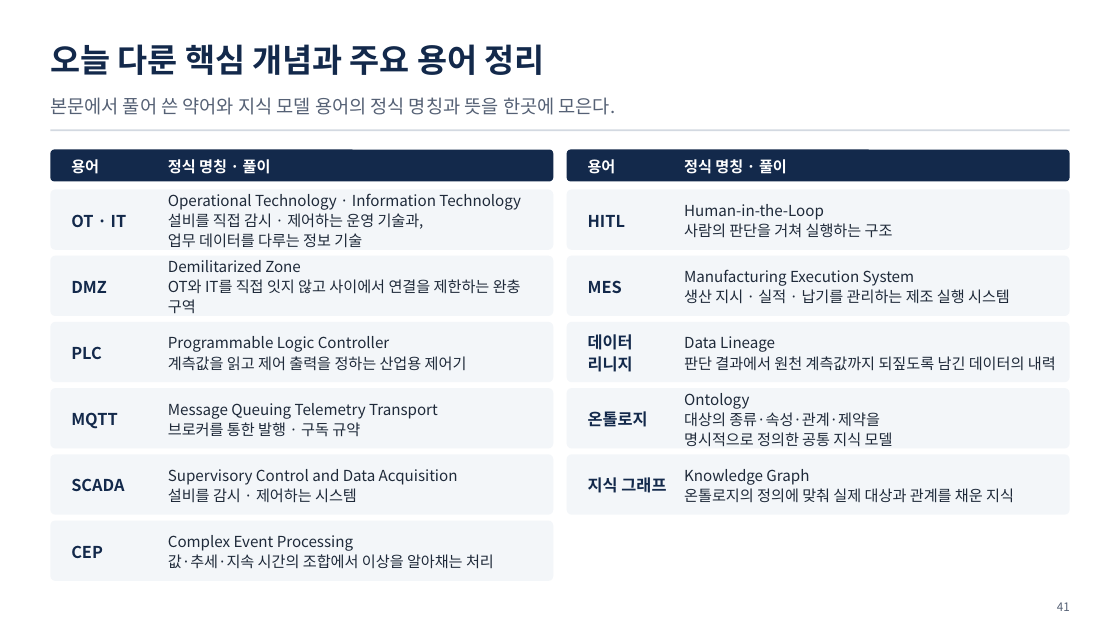
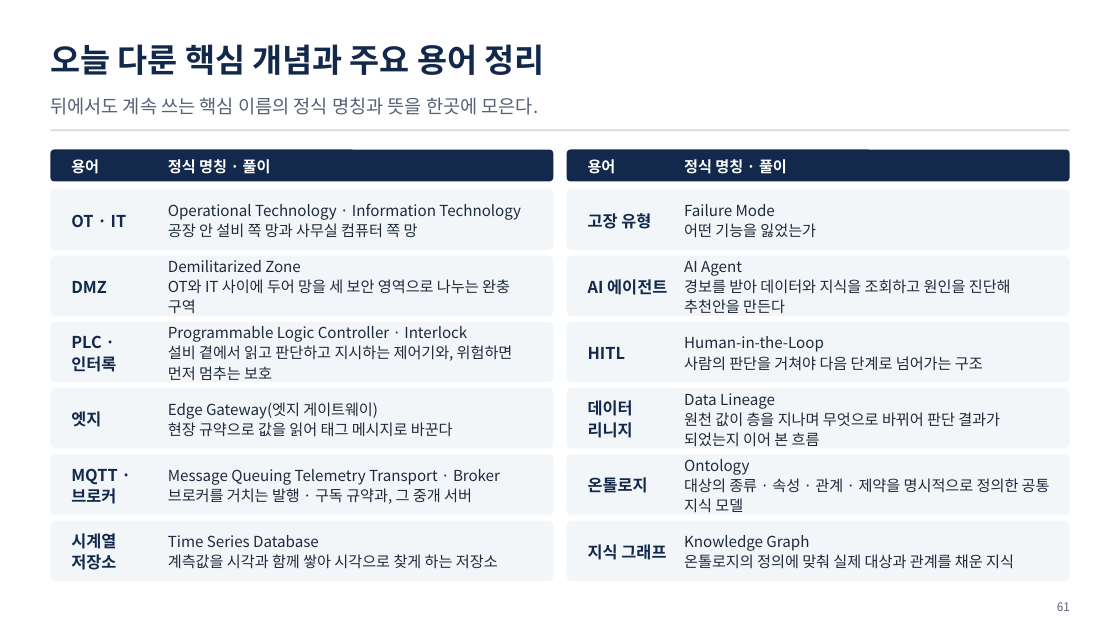
Before and after one commit to uengine-oss/hyd-iot-edu, a slide deck: slide 61 of workspace/강의제작/산출물/통합반/이론_오프라인/01회차/통합반_오프라인_01회차.pptx (slide 41 before the commit). Drawn at 1120x630 pixels with LibreOffice and Linux fonts; fonts in the diff are those of the drawing. Boxes give left, top, right and bottom in pixels: in the first picture for what was removed or moved away, otherwise in the second. Text is boxed around its words. In the diff, an @@ line names an element or a change of style, - is before the commit and + after.

Commit message:
1회차 현장 이론 덱(두 반 공통, 토요일 11/14) 새 온라인 74장 판으로 다시 조립: 66장(받는 온라인 본문 53장 모두 · 실습 장 8장 뺌 · 간지는 구분만 이론), 노트는 현장용(물음 · 화면 근거 · 되짚을 곳), 옛 판의 새 장 둘은 새 온라인 장이 맡아 없앰, 실전반 off01은 통합반 1회차 원고를 받음. 노트점검 0 · 겹침 0 · 낱말줄 0 · 대조 다른 장 0

```diff
--- a/workspace/강의제작/산출물/통합반/이론_오프라인/01회차/통합반_오프라인_01회차.pptx
+++ b/workspace/강의제작/산출물/통합반/이론_오프라인/01회차/통합반_오프라인_01회차.pptx
@@ text at bbox=[50, 97, 539, 115]: text changed @@
-본문에서 풀어 쓴 약어와 지식 모델 용어의 정식 명칭과 뜻을 한곳에 모은다.
+뒤에서도 계속 쓰는 핵심 이름의 정식 명칭과 뜻을 한곳에 모은다.
@@ text at bbox=[684, 204, 816, 238]: text changed @@
-Human-in-the-Loop
-사람의 판단을 거쳐 실행하는 구조
+Failure Mode
+어떤 기능을 잃었는가
@@ text at bbox=[168, 223, 418, 238]: text changed @@
-설비를 직접 감시 · 제어하는 운영 기술과,
-업무 데이터를 다루는 정보 기술
+공장 안 설비 쪽 망과 사무실 컴퓨터 쪽 망
@@ text at bbox=[588, 213, 651, 229]: text changed @@
-HITL
+고장 유형
@@ text at bbox=[684, 261, 1011, 313]: text changed @@
-Manufacturing Execution System
-생산 지시 · 실적 · 납기를 관리하는 제조 실행 시스템
+AI Agent
+경보를 받아 데이터와 지식을 조회하고 원인을 진단해 추천안을 만든다
@@ text at bbox=[168, 279, 510, 314]: text changed @@
-OT와 IT를 직접 잇지 않고 사이에서 연결을 제한하는 완충 구역
+OT와 IT 사이에 두어 망을 세 보안 영역으로 나누는 완충 구역
@@ text at bbox=[588, 279, 667, 295]: text changed @@
-MES
+AI 에이전트
@@ text at bbox=[168, 326, 513, 380]: text changed @@
-Programmable Logic Controller
-계측값을 읽고 제어 출력을 정하는 산업용 제어기
+Programmable Logic Controller · Interlock
+설비 곁에서 읽고 판단하고 지시하는 제어기와, 위험하면 먼저 멈추는 보호
@@ text at bbox=[71, 335, 116, 372]: text changed @@
-PLC
+PLC · 인터록
@@ text added at bbox=[588, 347, 625, 359], 14 pt, text #13294B, bold @@
+HITL
@@ text at bbox=[684, 336, 983, 371]: text changed @@
-Data Lineage
-판단 결과에서 원천 계측값까지 되짚도록 남긴 데이터의 내력
+Human-in-the-Loop
+사람의 판단을 거쳐야 다음 단계로 넘어가는 구조
@@ text at bbox=[71, 411, 101, 427]: text changed @@
-MQTT
+엣지
@@ text at bbox=[168, 402, 453, 436]: text changed @@
-Message Queuing Telemetry Transport
-브로커를 통한 발행 · 구독 규약
+Edge Gateway(엣지 게이트웨이)
+현장 규약으로 값을 읽어 태그 메시지로 바꾼다
@@ text added at bbox=[684, 393, 1000, 447], 13 pt, text #1F2A3A @@
+Data Lineage
+원천 값이 층을 지나며 무엇으로 바뀌어 판단 결과가 되었는지 이어 본 흐름
@@ text at bbox=[71, 468, 117, 504]: text changed @@
-SCADA
+MQTT · 브로커
@@ text at bbox=[168, 469, 500, 504]: text changed @@
-Supervisory Control and Data Acquisition
-설비를 감시 · 제어하는 시스템
+Message Queuing Telemetry Transport · Broker
+브로커를 거치는 발행 · 구독 규약과, 그 중개 서버
@@ 5 texts: place and size @@
-5 texts at bbox=[588, 334, 1014, 503]
+5 texts at bbox=[588, 400, 1050, 569]
@@ text at bbox=[684, 478, 1050, 512]: text changed @@
-대상의 종류·속성·관계·제약을
-명시적으로 정의한 공통 지식 모델
+대상의 종류 · 속성 · 관계 · 제약을 명시적으로 정의한 공통 지식 모델
@@ text at bbox=[71, 533, 116, 570]: text changed @@
-CEP
+시계열 저장소
@@ text at bbox=[168, 535, 498, 569]: text changed @@
-Complex Event Processing
-값·추세·지속 시간의 조합에서 이상을 알아채는 처리
+Time Series Database
+계측값을 시각과 함께 쌓아 시각으로 찾게 하는 저장소
@@ rounded rectangle added at bbox=[567, 521, 1070, 581], fill #F3F6F9 @@
@@ text at bbox=[1057, 602, 1070, 611]: text changed @@
-41
+61
```
Also in this commit, not shown: 24 other slides changed, 40 slides added, 20 slides removed, 8 other files.
